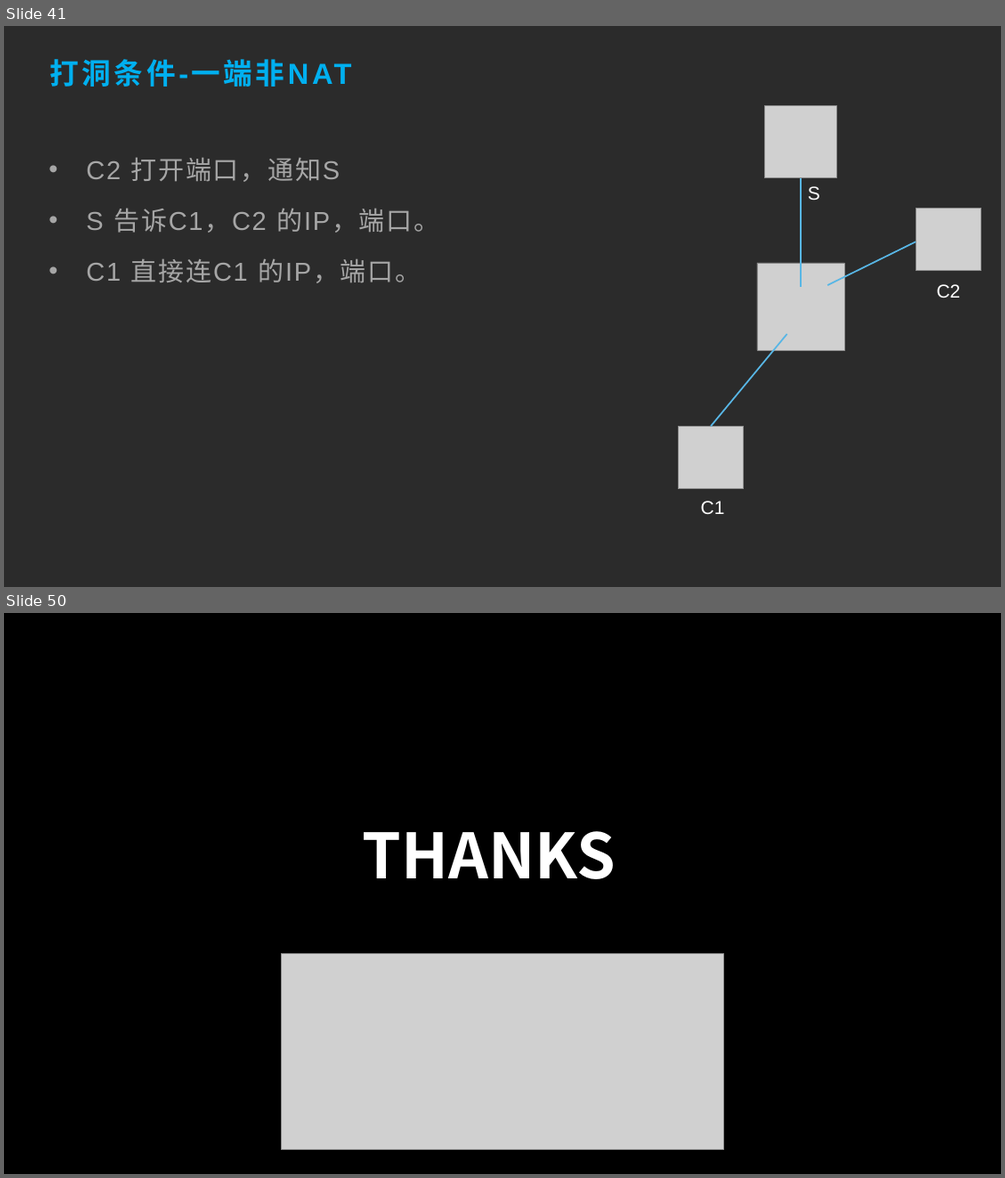
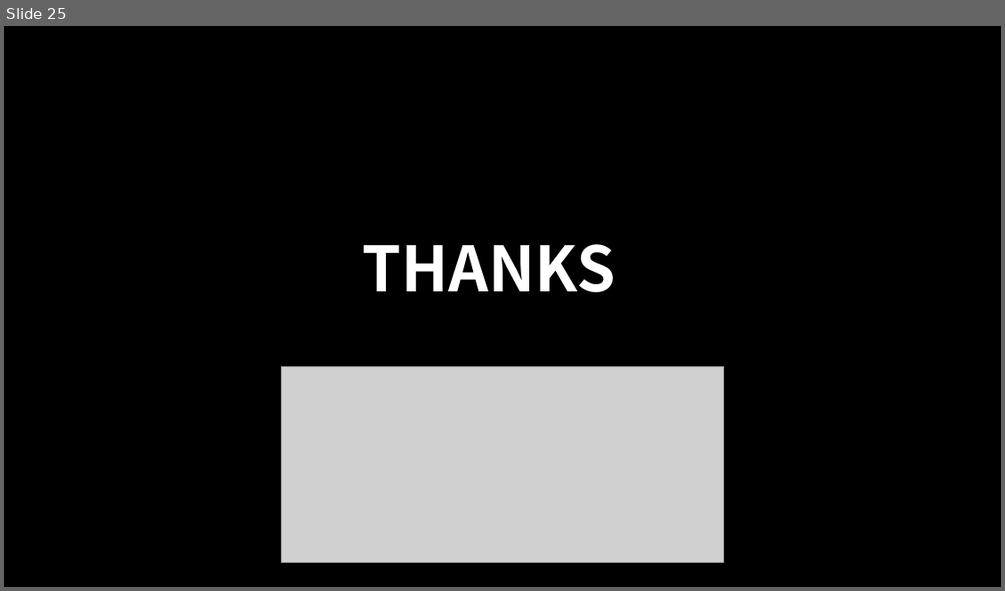
Before and after one commit to fengyuan-liang/notes, a slide deck: 树莓派与内网穿透.pptx. Shown one above the other, each under a label of ours: slides 41 and 50 before the commit, slide 25 after it; the slides between them are not shown. The pictures are 1005x1178 and 1005x591 pixels, drawn with LibreOffice and Linux fonts; fonts in the diff are those of the drawing; grey boxes stand for pictures; background and template pictures are left out; a plain dark background stands for a picture behind light text. Boxes give left, top, right and bottom in pixels: in the first picture for what was removed or moved away, otherwise in the second. Text is boxed around its words. In the diff, an @@ line names an element or a change of style, - is before the commit and + after.

```diff
--- a/树莓派与内网穿透.pptx
+++ b/树莓派与内网穿透.pptx
@@ slide 41 removed at (x1=4, y1=26, x2=1001, y2=587), background picture (left out) @@
@@ title removed at (x1=50, y1=59, x2=285, y2=87) @@
-打洞条件-一端非NAT
@@ picture removed at (x1=764, y1=106, x2=836, y2=178) @@
@@ text removed at (x1=86, y1=157, x2=439, y2=283) @@
-• C2 打开端口，通知S
-• S 告诉C1，C2 的IP，端口。
-• C1 直接连C1 的IP，端口。
@@ line removed from (801, 287) to (801, 178) @@
@@ text removed at (x1=808, y1=186, x2=820, y2=200) @@
-S
@@ picture removed at (x1=915, y1=208, x2=981, y2=271) @@
@@ picture removed at (x1=757, y1=263, x2=844, y2=351) @@
@@ line removed from (828, 285) to (915, 241) @@
@@ text removed at (x1=937, y1=284, x2=961, y2=297) @@
-C2
@@ line removed from (711, 426) to (787, 334) @@
@@ picture removed at (x1=678, y1=426, x2=744, y2=489) @@
@@ text removed at (x1=701, y1=500, x2=725, y2=514) @@
-C1
@@ what was slide 50 is now slide 25 @@
```
Also in this commit, not shown: 3 slides changed, 3 slides added, 27 other slides removed, 1 other file.
